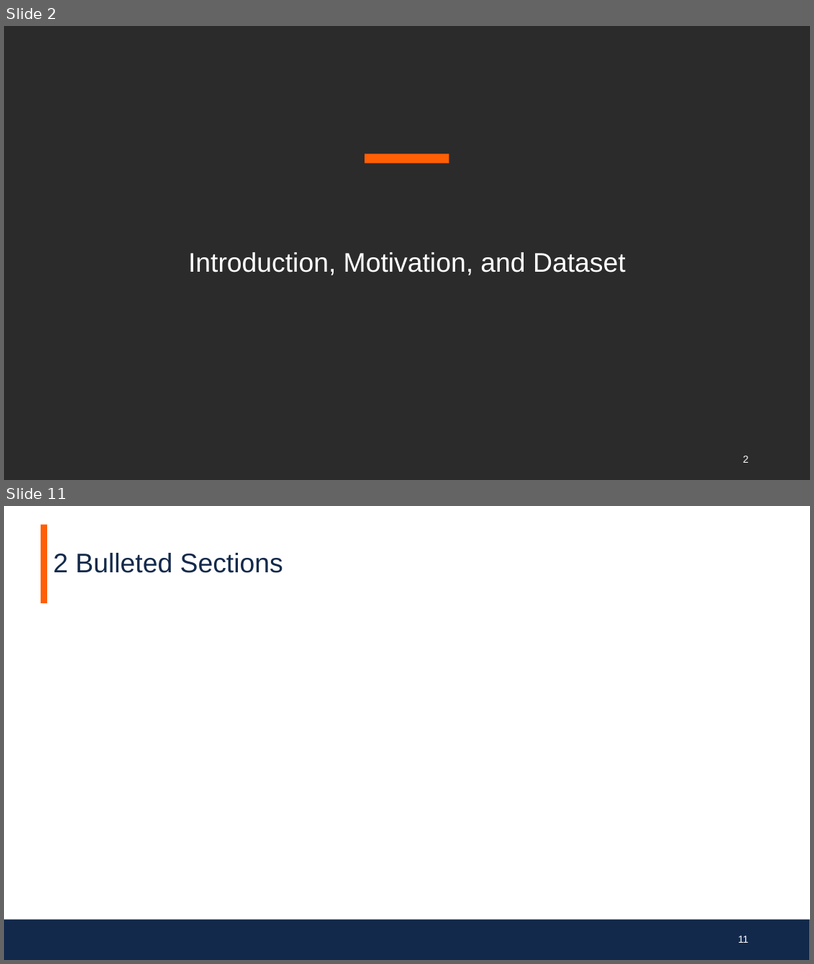
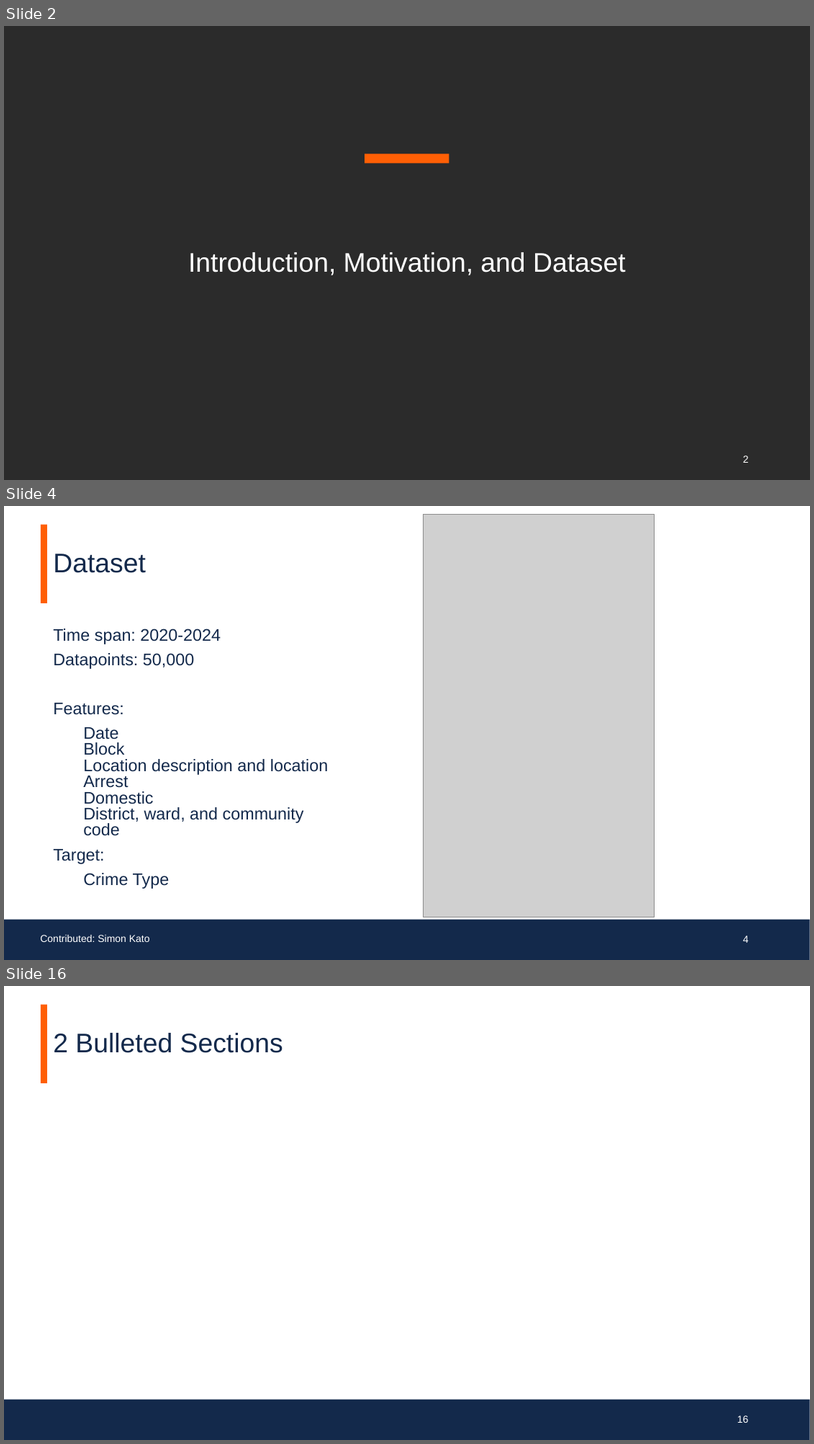
Before and after one commit to SimonKato/Chicago-Crime-Analysis, a slide deck: FinalPresentation.pptx. Shown one above the other, each under a label of ours: slides 2 and 11 before the commit, slides 2, 4 and 16 after it; the slides between them are not shown. The pictures are 814x964 and 814x1444 pixels, drawn with LibreOffice and Linux fonts; fonts in the diff are those of the drawing; grey boxes stand for pictures; background and template pictures are left out; a plain dark background stands for a picture behind light text. Boxes give left, top, right and bottom in pixels: in the first picture for what was removed or moved away, otherwise in the second. Text is boxed around its words. In the diff, an @@ line names an element or a change of style, - is before the commit and + after.

```diff
--- a/FinalPresentation.pptx
+++ b/FinalPresentation.pptx
@@ slide 4 added at box(4, 506, 810, 960), background #FFFFFF; not listed: 2 template elements that a slide beside it also shows @@
@@ picture added at box(424, 515, 655, 917) @@
@@ title added at box(53, 554, 146, 573), 32 pt, text #13294B @@
+Dataset
@@ text added at box(53, 628, 328, 888), 20 pt, text #13294B @@
+Time span: 2020-2024
+Datapoints: 50,000
+Features:
+● Date
+● Block
+● Location description and location
+● Arrest
+● Domestic
+● District, ward, and community code
+Target:
+● Crime Type
@@ text added at box(40, 934, 150, 942), 12 pt, text #FFFFFF @@
+Contributed: Simon Kato
@@ page number added at box(743, 935, 749, 942), 12 pt, text #FFFFFF @@
+4
@@ what was slide 11 is now slide 16 @@
@@ page number at box(738, 1415, 749, 1422): text changed @@
-11
+16
```
Also in this commit, not shown: 8 slides changed, 4 other slides added, 14 other files.
